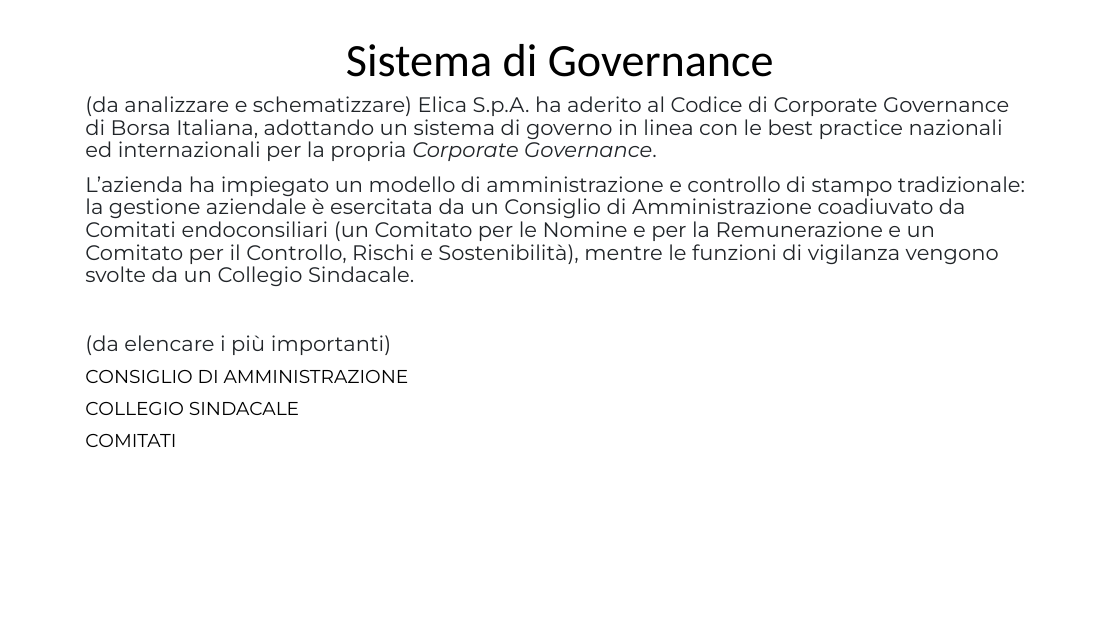
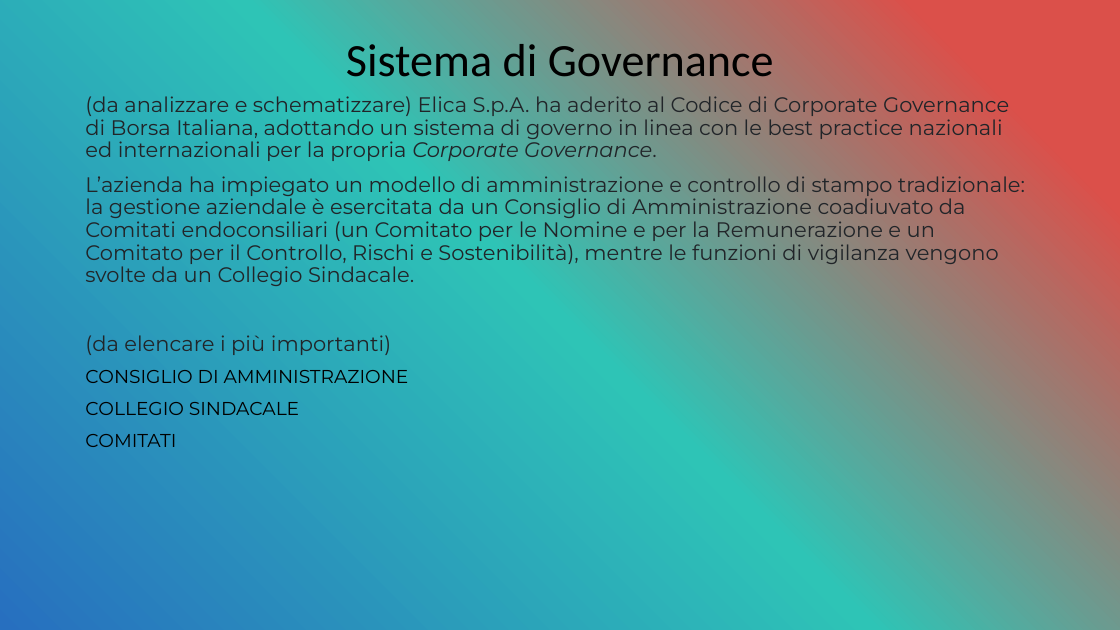
Before and after one commit to OMGitsDrake/PWEOA23-IDueMoschettieri, a slide deck: slide 8 of I Due Moschettieri.pptx. Drawn at 1120x630 pixels with LibreOffice and Linux fonts; fonts in the diff are those of the drawing. Boxes give left, top, right and bottom in pixels: in the first picture for what was removed or moved away, otherwise in the second. Text is boxed around its words. In the diff, an @@ line names an element or a change of style, - is before the commit and + after.

```diff
--- a/I Due Moschettieri.pptx
+++ b/I Due Moschettieri.pptx
@@ background #FFFFFF to gradient #DB504A to #2EC4B6 to #276FBF @@
```
Also in this commit, not shown: 8 other slides changed, 18 other files.
